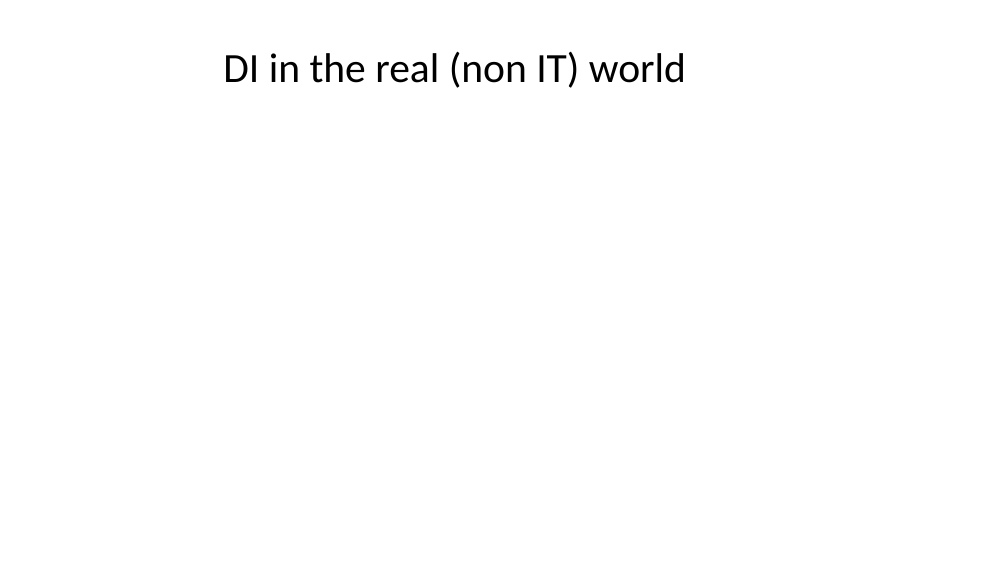
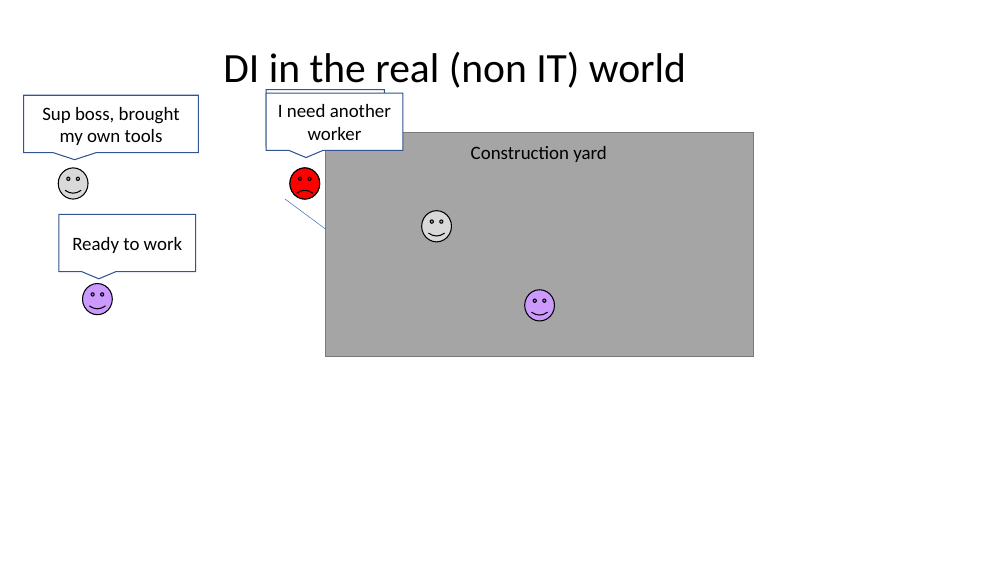
Before and after one commit to Migaroez/CodePatchDependencyInjection, a slide deck: slide 3 of Introduction to Dependency injection.pptx. Drawn at 1008x567 pixels with LibreOffice and Linux fonts; fonts in the diff are those of the drawing; background and template pictures are left out. Boxes give left, top, right and bottom in pixels: in the first picture for what was removed or moved away, otherwise in the second. Text is boxed around its words. In the diff, an @@ line names an element or a change of style, - is before the commit and + after.

```diff
--- a/Introduction to Dependency injection.pptx
+++ b/Introduction to Dependency injection.pptx
@@ speech box added at [23,95,198,153], fill #FFFFFF, outline #325491 1 pt, 18 pt, text #000000 @@
+Sup boss, brought my own tools
@@ speech box added at [266,90,384,147], fill #FFFFFF, outline #325491 1 pt, 18 pt, text #000000 @@
+I need a new worker
@@ speech box added at [266,93,403,150], fill #FFFFFF, outline #325491 1 pt, 18 pt, text #000000 @@
+I need another worker
@@ rectangle added at [325,132,754,356], fill #A5A5A5, outline #7A7A7A 1 pt @@
@@ text added at [471,146,607,162], 18 pt, text #000000 @@
+Construction yard
@@ smiley face added at [58,168,88,199], fill #D9D9D9, outline #000000 1 pt @@
@@ smiley face added at [290,168,319,199], fill #FFFFFF, outline #000000 1 pt @@
@@ smiley face added at [290,168,319,199], fill #FF0000, outline #000000 1 pt @@
@@ line added from (325, 229) to (285, 199), #4472C4 0.5 pt @@
@@ speech box added at [59,215,196,272], fill #FFFFFF, outline #325491 1 pt, 18 pt, text #000000 @@
+Ready to work
@@ smiley face added at [422,211,451,242], fill #D9D9D9, outline #000000 1 pt @@
@@ smiley face added at [82,284,112,315], fill #CC99FF, outline #000000 1 pt @@
@@ smiley face added at [525,290,554,321], fill #CC99FF, outline #000000 1 pt @@
```
Also in this commit, not shown: 1 slide added.
